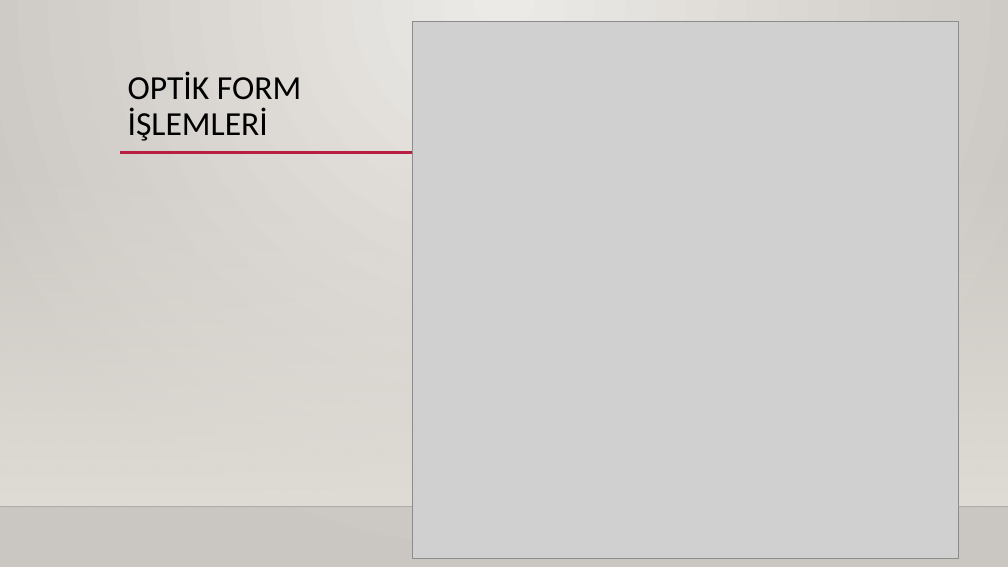
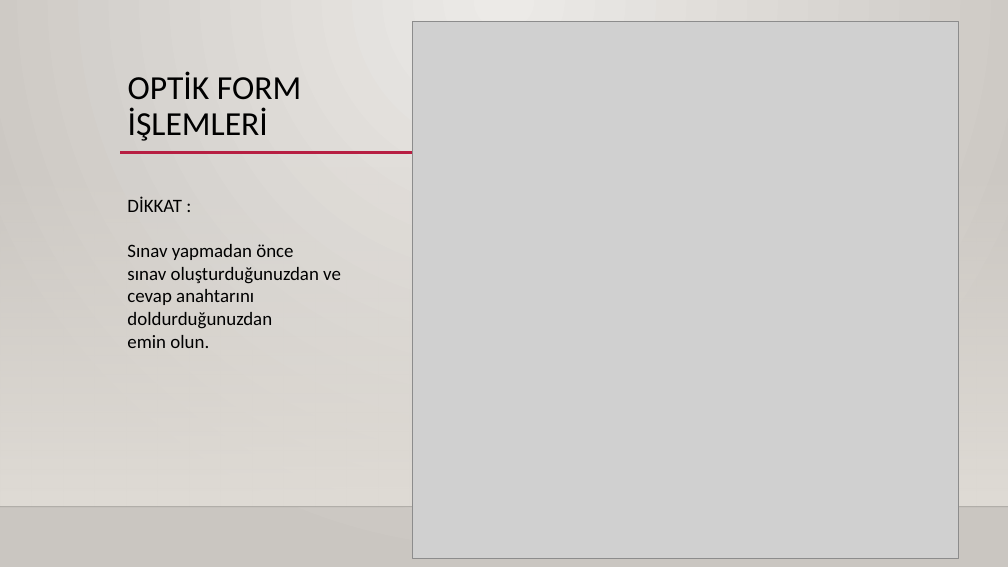
Before and after one commit to Python-Egitici-Egitimi-OOP-Grup-8/Optik-Form-Okuyucu, a slide deck: slide 12 of Proje Sunumu.pptx (slide 11 before the commit). Drawn at 1008x567 pixels with LibreOffice and Linux fonts; fonts in the diff are those of the drawing; grey boxes stand for pictures; background and template pictures are left out. Boxes give left, top, right and bottom in pixels: in the first picture for what was removed or moved away, otherwise in the second. Text is boxed around its words. In the diff, an @@ line names an element or a change of style, - is before the commit and + after.

```diff
--- a/Proje Sunumu.pptx
+++ b/Proje Sunumu.pptx
@@ text added at <box>127,196,341,348</box>, 18 pt, text #000000 @@
+DİKKAT :
+Sınav yapmadan önce
+sınav oluşturduğunuzdan ve
+cevap anahtarını doldurduğunuzdan
+emin olun.
```
Also in this commit, not shown: 1 slide added.
